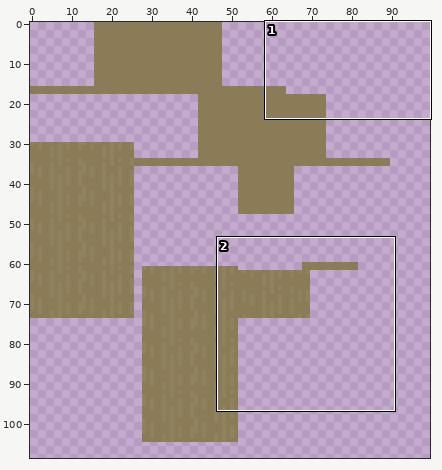
Sprite sheet -- common/src/main/resources/assets/black_archive/textures/blockentity/shell/pillar/pillar_shell.png. Above: a wide view before the commit, with the close-up outlined.
Close-up. Before the edit:
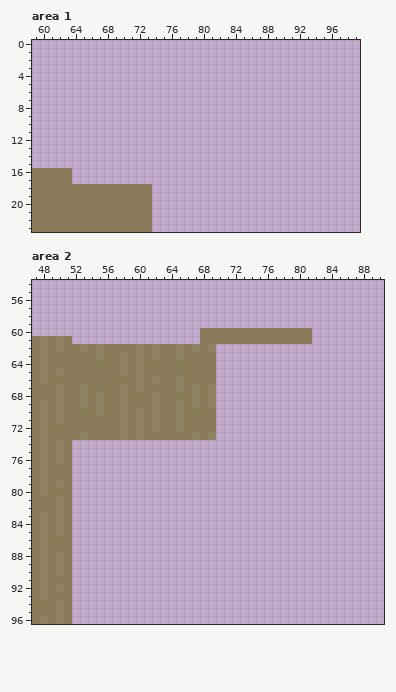
The file is 128x128 pixels. Colours within 5 levels of each other are drawn and written as one. Shown: area 1: x 59..99, y 0..23; area 2: x 47..90, y 54..96. The wide view leaves out empty margins.
Once edited:
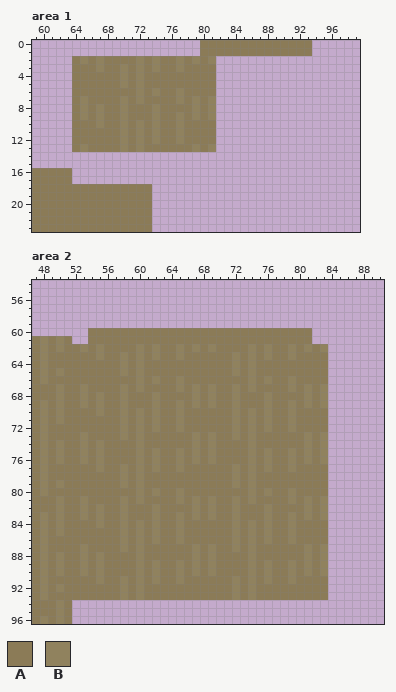
Palette (. is transparent): A #8b7b57  B #90825e
Edits made:
Changed rows in their new state; - is an unchanged pixel.
Area 1:
first column x 64:
 0 ----------------AAAAAAAAAAAAAA
 1 ----------------AAAAAAAAAAAAAA
 2 ABABAAAABABAABABAB------------
 3 AAABAABABABAABAAAA------------
 4 AAAAAABABAAAAAAAAA------------
 5 AAAAAABABAAAAAAAAA------------
 6 AAAAAAAABABAABAAAA------------
 7 ABAAAABABAAAABABAB------------
 8 ABABAABAAABAAAABAB------------
 9 ABABAABAAABAABABAB------------
10 AAABAABABABAABAAAA------------
11 AAAAAABABABAABAAAA------------
12 AAAAAABABABAABAAAA------------
13 ABAAAABABAAAAAABAB------------
Area 2:
first column x 52:
60 --AAAAAAAAAAAAAA----------------
61 --AAAAAAAAAAAAAA----------------
62 ------------------AAAABABAABABAB
63 ------------------AABABABAABAAAA
64 ------------------AABABAAAAAAAAA
65 ------------------AABABAAAAAAAAA
66 ------------------AAAABABAABAAAA
67 ------------------AABABAAAABABAB
68 ------------------AABAAABAAAABAB
69 ------------------AABAAABAABABAB
70 ------------------AABABABAABAAAA
71 ------------------AABABABAABAAAA
72 ------------------AABABABAABAAAA
73 ------------------AABABAAAAAABAB
74 ABABAAAABAAAAAABABAAAABAAAAAABAB
75 ABABAAAABABAABABABAAAABABAABABAB
76 ABABAAAABABAABABABAAAABABAABABAB
77 AAABAABABABAABAAAAAABABABAABAAAA
78 AAAAAABABAAAAAAAAAAABABAAAAAAAAA
79 AAAAAABABAAAAAAAAAAABABAAAAAAAAA
80 AAAAAAAABABAABAAAAAAAABABAABAAAA
81 ABAAAABABAAAABABABAABABAAAABABAB
82 ABABAABAAABAAAABABAABAAABAAAABAB
83 ABABAABAAABAABABABAABAAABAABABAB
84 AAABAABABABAABAAAAAABABABAABAAAA
85 AAAAAABABABAABAAAAAABABABAABAAAA
86 AAAAAABABABAABAAAAAABABABAABAAAA
87 ABAAAABABAAAAAABABAABABAAAAAABAB
88 ABABAAAABAAAAAABABAAAABAAAAAABAB
89 ABABAAAABABAABABABAAAABABAABABAB
90 ABABAAAABABAABABABAAAABABAABABAB
91 AAABAABABABAABAAAAAABABABAABAAAA
92 AAAAAABABAAAAAAAAAAABABAAAAAAAAA
93 AAAAAABABAAAAAAAAAAABABAAAAAAAAA
Where, in picture pixels (left, top, right, bottom), the same in both close-ups:
added: (72, 40, 312, 152)
added: (72, 328, 328, 600)
